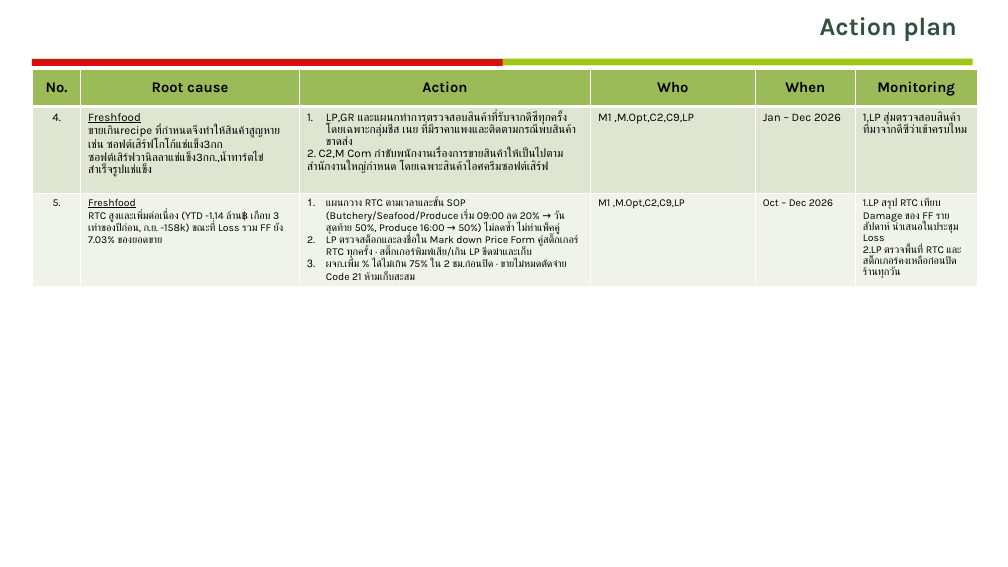
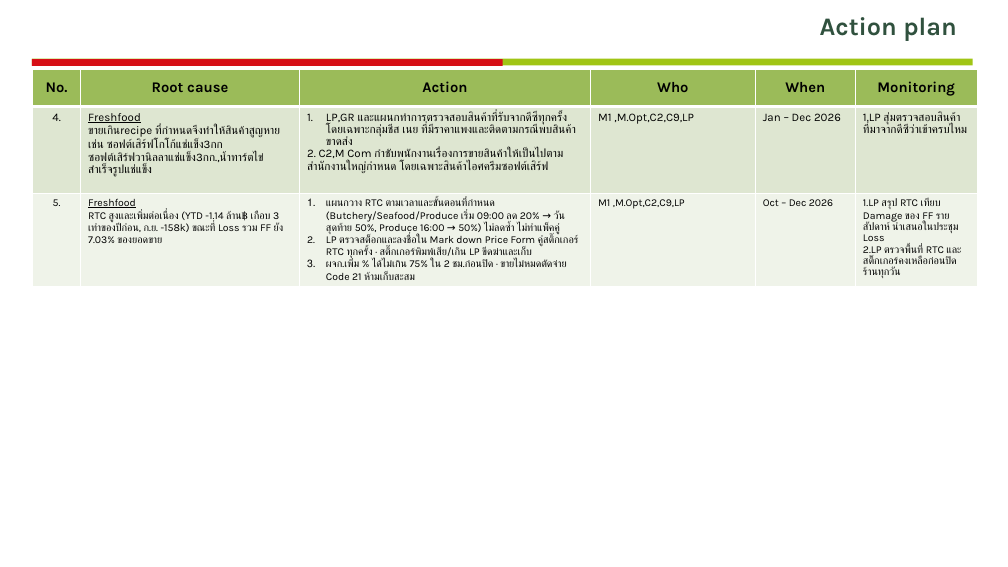
Before and after one commit to dryrh68kkm-beep/-loss-dashboard, a slide deck: slide 9 of Loss_Performance_Store_11252_Sep2026.pptx (slide 11 before the commit). Drawn at 1008x567 pixels with LibreOffice and Linux fonts; fonts in the diff are those of the drawing; background and template pictures are left out. Boxes give left, top, right and bottom in pixels: in the first picture for what was removed or moved away, otherwise in the second. Text is boxed around its words. In the diff, an @@ line names an element or a change of style, - is before the commit and + after.

```diff
--- a/Loss_Performance_Store_11252_Sep2026.pptx
+++ b/Loss_Performance_Store_11252_Sep2026.pptx
@@ table at (33, 70, 979, 284) @@
-row 3, column 3: แผนกวาง RTC ตามเวลาและขั้น SOP (Butchery/Seafood/Produce เริ่ม 09:00 ลด 20% → วันสุดท้าย 50%, Produce 16:00 → 50%) ไม่ลดซ้ำ ไม่ทำแพ็คคู่ / LP ตรวจสต็อกและลงชื่อใน Mark down Price Form คู่สติ๊กเกอร์ RTC ทุกครั้ง · สติ๊กเกอร์พิมพ์เสีย/เกิน LP ขีดฆ่าและเก็บ / ผจก.เพิ่ม % ได้ไม่เกิน 75% ใน 2 ชม.ก่อนปิด · ขายไม่หมดตัดจ่าย Code 21 ห้ามเก็บสะสม
+row 3, column 3: แผนกวาง RTC ตามเวลาและขั้นตอนที่กำหนด (Butchery/Seafood/Produce เริ่ม 09:00 ลด 20% → วันสุดท้าย 50%, Produce 16:00 → 50%) ไม่ลดซ้ำ ไม่ทำแพ็คคู่ / LP ตรวจสต็อกและลงชื่อใน Mark down Price Form คู่สติ๊กเกอร์ RTC ทุกครั้ง · สติ๊กเกอร์พิมพ์เสีย/เกิน LP ขีดฆ่าและเก็บ / ผจก.เพิ่ม % ได้ไม่เกิน 75% ใน 2 ชม.ก่อนปิด · ขายไม่หมดตัดจ่าย Code 21 ห้ามเก็บสะสม
```
Also in this commit, not shown: 2 slides removed.
